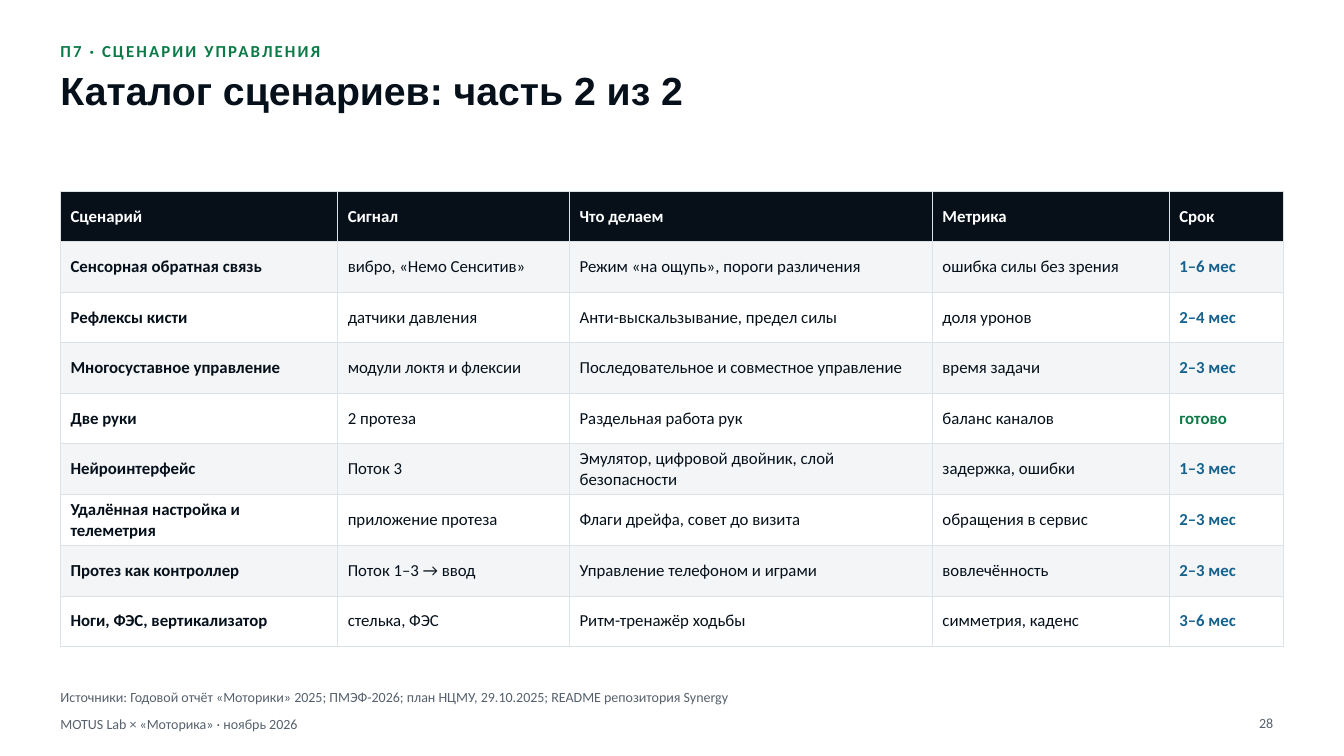
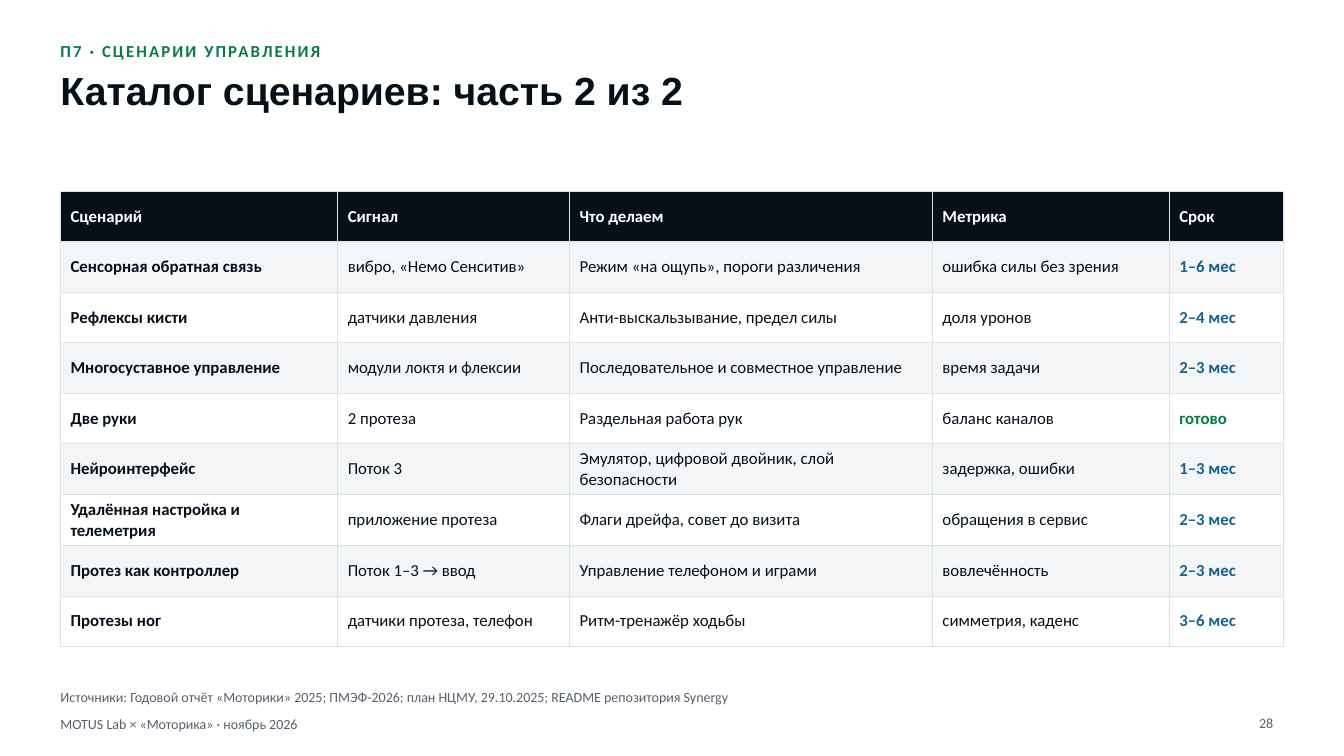
Before and after one commit to KonkovDV/Synergy, a slide deck: slide 28 of motorica/MOTUS-Lab-Motorica.pptx. Drawn at 1344x756 pixels with LibreOffice and Linux fonts; fonts in the diff are those of the drawing. Boxes give left, top, right and bottom in pixels: in the first picture for what was removed or moved away, otherwise in the second. Text is boxed around its words. In the diff, an @@ line names an element or a change of style, - is before the commit and + after.

Commit message:
«Моторика»: фактчекинг, боли компании и план сотрудничества
- Фактчекинг по годовому отчёту «Моторики» за 2025 год: убрано
  неподтверждённое упоминание «Лимба» на слайде сценариев; слайд
  экономики опирается на долю повторных пациентов рынка (87 %); в
  чувствительности — граница допущения A1 (рынок: 87 % повторных
  продаж → рычаг удержания ≈42 млн ₽ в 2031 году вместо 145).
- Новые приложения: П11 «Боли «Моторики»» — восемь болей из годового
  отчёта, реестра рисков и интервью с ответом и мерой на каждую; П12
  «План сотрудничества» — пять этапов с воротами решений.
- motorica/PLAN.md и страница /motorica/plan.html: боли, семь рабочих
  пакетов с приёмкой, этапы, первые 90 дней, роли, данные и
  регуляторика, варианты прав и оплаты, показатели, риски, источники.
- Проверки: план без контактов и собран из текущего PLAN.md; axe и
  ширины 320–1920 px — для обеих страниц; service worker кэширует
  каждую страницу по её адресу.

```diff
--- a/motorica/MOTUS-Lab-Motorica.pptx
+++ b/motorica/MOTUS-Lab-Motorica.pptx
@@ table at (60, 192, 1284, 633) @@
-row 9, column 1: Ноги, ФЭС, вертикализатор
+row 9, column 1: Протезы ног
-row 9, column 2: стелька, ФЭС
+row 9, column 2: датчики протеза, телефон
```
Also in this commit, not shown: 7 other slides changed, 2 slides added, 37 other files.
